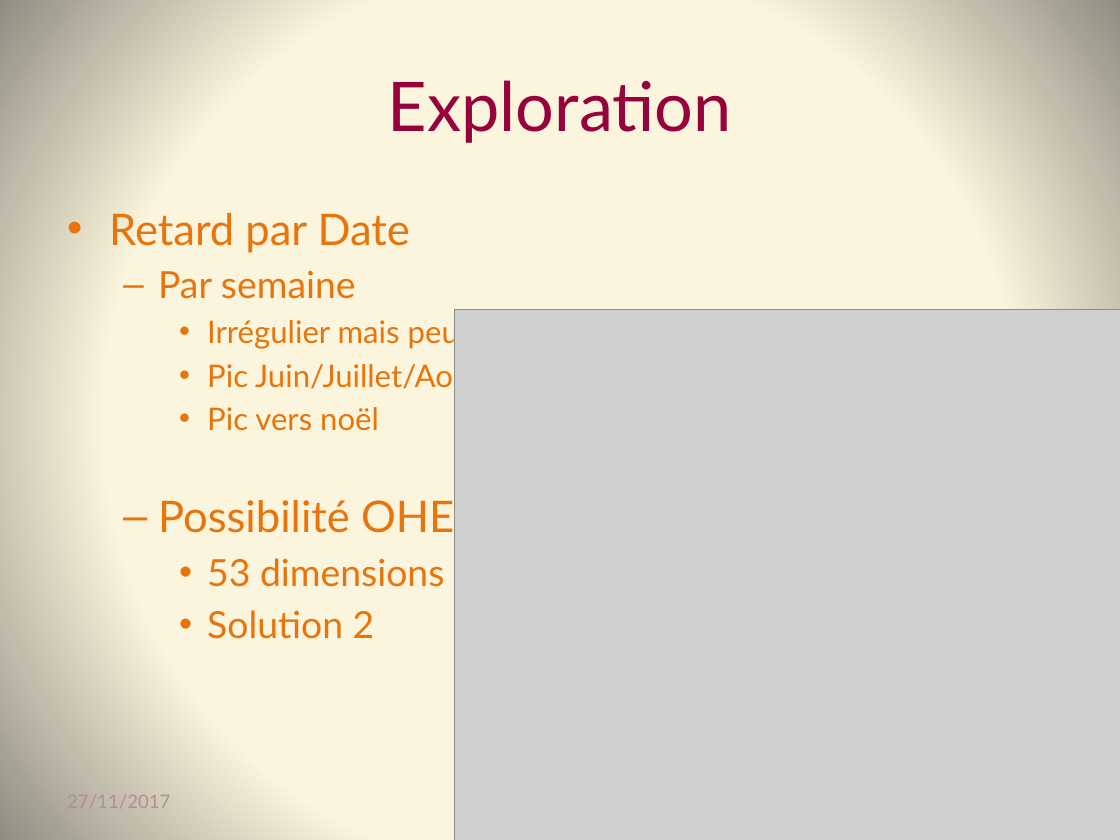
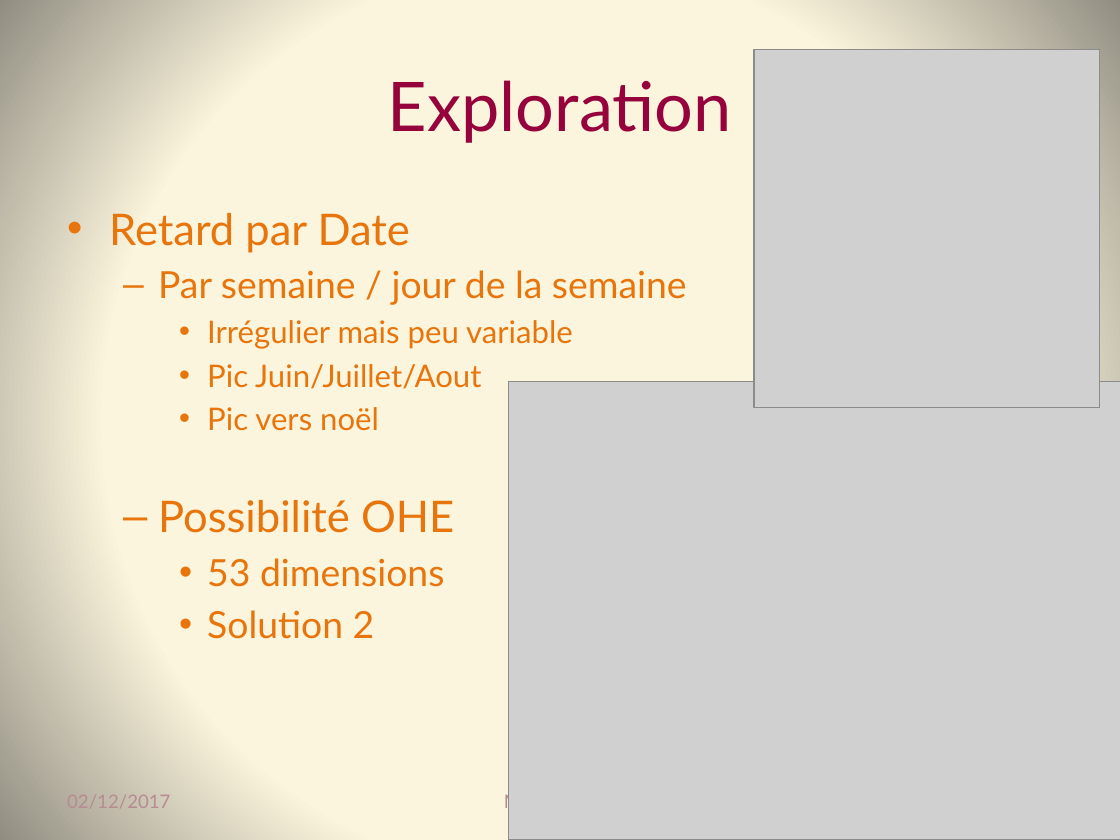
Before and after one commit to Coni63/OC_DS, a slide deck: slide 14 of P4/Presentation-projet_4.pptx. Drawn at 1120x840 pixels with LibreOffice and Linux fonts; fonts in the diff are those of the drawing; grey boxes stand for pictures. Boxes give left, top, right and bottom in pixels: in the first picture for what was removed or moved away, otherwise in the second. Text is boxed around its words. In the diff, an @@ line names an element or a change of style, - is before the commit and + after.

```diff
--- a/P4/Presentation-projet_4.pptx
+++ b/P4/Presentation-projet_4.pptx
@@ picture added at (x1=754, y1=49, x2=1099, y2=408) @@
@@ text at (x1=158, y1=270, x2=687, y2=305): text changed @@
-  – Par semaine
+  – Par semaine / jour de la semaine
@@ picture resized from (x1=455, y1=309, x2=1120, y2=840) to (x1=508, y1=382, x2=1120, y2=840) @@
@@ text at (x1=67, y1=795, x2=170, y2=808): text changed @@
-27/11/2017
+02/12/2017
@@ text added at (x1=504, y1=792, x2=552, y2=812), 12 pt, text #B78C92 @@
+MINE Nicolas
```
Also in this commit, not shown: 21 other slides changed, 15 slides added, 1 slide removed, 25 other files.
